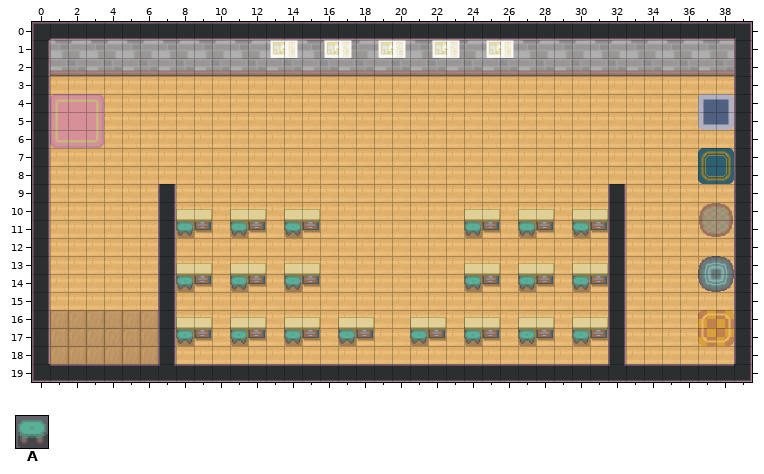
Level history. Tiled map (JSON): room3.tmj. The picture above was drawn from the file before the commit.
Cells are 32x32 px. Shown: x 0..39, y 0..19. Tiles whose own drawing changed are shown in their newer look in all pictures.
Key: from "pokemon_indoor_4thGen_partOne": A 1603.
_ is an empty cell.
Layers that did not change in this view are not listed.
Layer "BuildStuff/furnitureOverlay" before, first column x 0:
 0 ________________________________________
 1 ________________________________________
 2 ________________________________________
 3 ________________________________________
 4 ________________________________________
 5 ________________________________________
 6 ________________________________________
 7 ________________________________________
 8 ________________________________________
 9 ________________________________________
10 ________________________________________
11 ________A__A__A_________A__A__A_________
12 ________________________________________
13 ________________________________________
14 ________A__A__A_________A__A__A_________
15 ________________________________________
16 ________________________________________
17 ________A__A__A__A___A__A__A__A_________
18 ________________________________________
19 ________________________________________
Once edited:
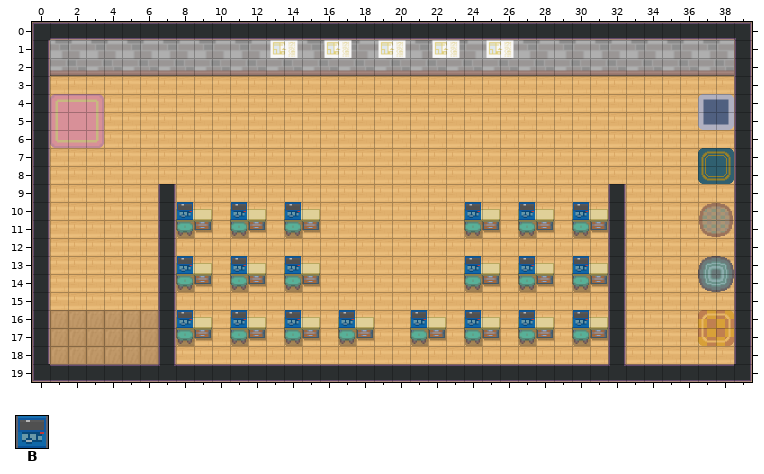
Further tiles: from "pokemon_indoor_4thGen_partOne": B 1613.
Author's note on the commit: added furniture and furni- ture collisions for all rooms
Diff:
Changed rows in their new state; . is an unchanged cell.
Layer "BuildStuff/furnitureOverlay":
first column x 8:
10 B..B..B.........B..B..B
13 B..B..B.........B..B..B
16 B..B..B..B...B..B..B..B
